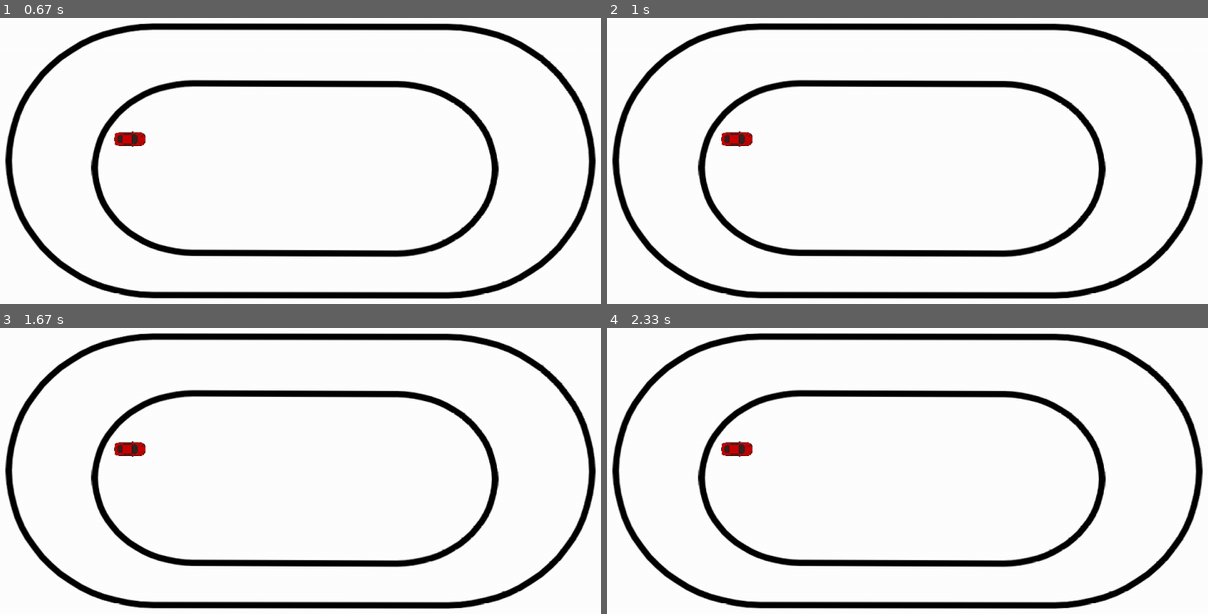
Above: before the commit, frames 1-4 (two rows, left to right).
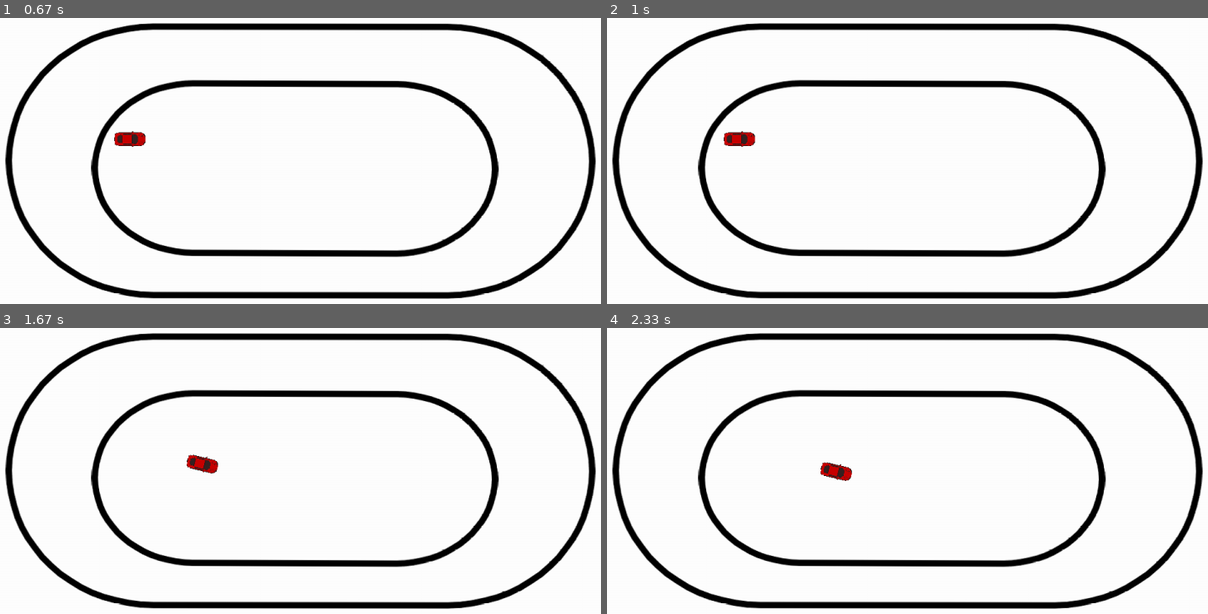
Above: after the commit, the same moments.

Repository: marcroy898/RLSimulation
Game: pygame game, started from main.py
Two runs of this game, one before a commit and one after it. Both use one fixed random seed, a clock stepped at 60 frames per second and the inputs below.
Inputs:
- Up to frame 1 (0.67 s): hold D from 0.33 s (still down)
- Up to frame 2 (1 s): release D at 0.8 s; hold W from 0.83 s (still down)
- Up to frame 3 (1.67 s): release W at 1.3 s; hold D from 1.33 s (still down)
- Up to frame 4 (2.33 s): release D at 1.8 s; hold A from 1.83 s (still down)

Frame 1 is identical in both runs. In frame 2, 0.2% of the frame differs, in the area x 19-25%, y 39-46%; in frame 3, 0.5%, in the area x 19-37%, y 39-51%; in frame 4, 0.5%.

Commit message:
Basic timestep implementation

Diff:
--- a/car.py
+++ b/car.py
@@ -24,7 +24,7 @@
         self.rect = self.image.get_rect()
         self.rect.center = (x, y)
 
-    def car_ode(self, state, u1, u2):
+    def car_ode(self, state, u1, u2, dt):
         lf = 1
         lr = 1
         x = state[0]
@@ -32,9 +32,9 @@
         v = state[2]
         angle = state[3]
         beta = math.atan(lr / (lf + lr) * math.tan(radians(u2)))
-        dx = v * math.cos(radians(angle) + beta)
-        dy = v * math.sin(radians(angle) + beta)
-        dheading = v / lr * math.sin(beta)
+        dx = v * math.cos(radians(angle) + beta) * dt
+        dy = v * math.sin(radians(angle) + beta) * dt
+        dheading = v / lr * math.sin(beta) * dt
 
         #Bound
         if abs(v) >= MAX_SPEED:
@@ -44,35 +44,35 @@
 
         #Friction
         if u1 == 0 and v  > 0:
-            dv = -FRICTION
+            dv = -FRICTION * dt
 
         if u1 == 0 and v  < 0:
-            dv = FRICTION
+            dv = FRICTION * dt
 
         return [dx, dy, dv, dheading]
 
-    def update_pos(self):
+    def update_pos(self, dt):
         self.rect = self.image.get_rect(topleft=[self.state[0], self.state[1]])
         pressed = pygame.key.get_pressed()
 
         #Rotation
         self.steering = 0
         if pressed[pygame.K_a]:
-            self.steering = 30
+            self.steering = 25
 
         if pressed[pygame.K_d]:
-            self.steering = -30
+            self.steering = -25
 
         #Movement
         self.acceleration = 0
         if pressed[pygame.K_w]:
-            self.acceleration = ACCELERATION_CONSTANT
+            self.acceleration = ACCELERATION_CONSTANT * dt
 
         if pressed[pygame.K_s]:
-            self.acceleration = -ACCELERATION_CONSTANT
+            self.acceleration = -ACCELERATION_CONSTANT * dt
 
         #Car ode
-        [dx, dy, dv, dheading] = self.car_ode(self.state, self.acceleration, self.steering)
+        [dx, dy, dv, dheading] = self.car_ode(self.state, self.acceleration, self.steering, dt)
         self.state = [self.state[0] + dx, self.state[1] - dy, self.state[2] + dv, self.state[3] + dheading] #Subtract from y since top corner is Y=0
 
         #Rotate car image
--- a/config_var.py
+++ b/config_var.py
@@ -1,7 +1,7 @@
 #Car Constants
-FRICTION = 0.0002
-MAX_SPEED = 10
-ACCELERATION_CONSTANT = .0003
+FRICTION = 250
+MAX_SPEED = 5000
+ACCELERATION_CONSTANT = 500
 
 #Track constants
 CURRENT_TRACK = 'Assets/Track2.png'
--- a/main.py
+++ b/main.py
@@ -10,6 +10,7 @@
         self.screen = pygame.display.set_mode((WINDOW_WIDTH, WINDOW_HEIGHT))
         self.player_car = Car(280, 280, 'Assets/car.png', .05)
         self.game_track = Track()
+        self.clock = pygame.time.Clock()
 
     def check_collision(self):
         if self.game_track.track_mask.overlap(self.player_car.car_mask,
@@ -21,14 +22,16 @@
     def game_loop(self):
         running = True
         while running:
-            self.screen.blit(self.game_track.track_image, (0, 0))  # Background drawn first
-
             for event in pygame.event.get():
                 if event.type == pygame.QUIT:
                     running = False
-
+            #Timestep
+            dt = self.clock.tick(60)
+            dt /= 1000 #Convert ms -> sec
+            #Game rendering
+            self.screen.blit(self.game_track.track_image, (0, 0))  # Background drawn first
             self.screen.blit(self.player_car.image, self.player_car.rect)
-            self.player_car.update_pos()
+            self.player_car.update_pos(dt)
             self.check_collision()
             pygame.display.update()
 
--- a/track.py
+++ b/track.py
@@ -5,4 +5,5 @@
 class Track:
     def __init__(self):
         self.track_image = pygame.image.load(CURRENT_TRACK)
+        #Creates a mask over all of the black pixels on screen
         self.track_mask = pygame.mask.from_threshold(self.track_image, (0, 0, 0), (254, 254, 254))
